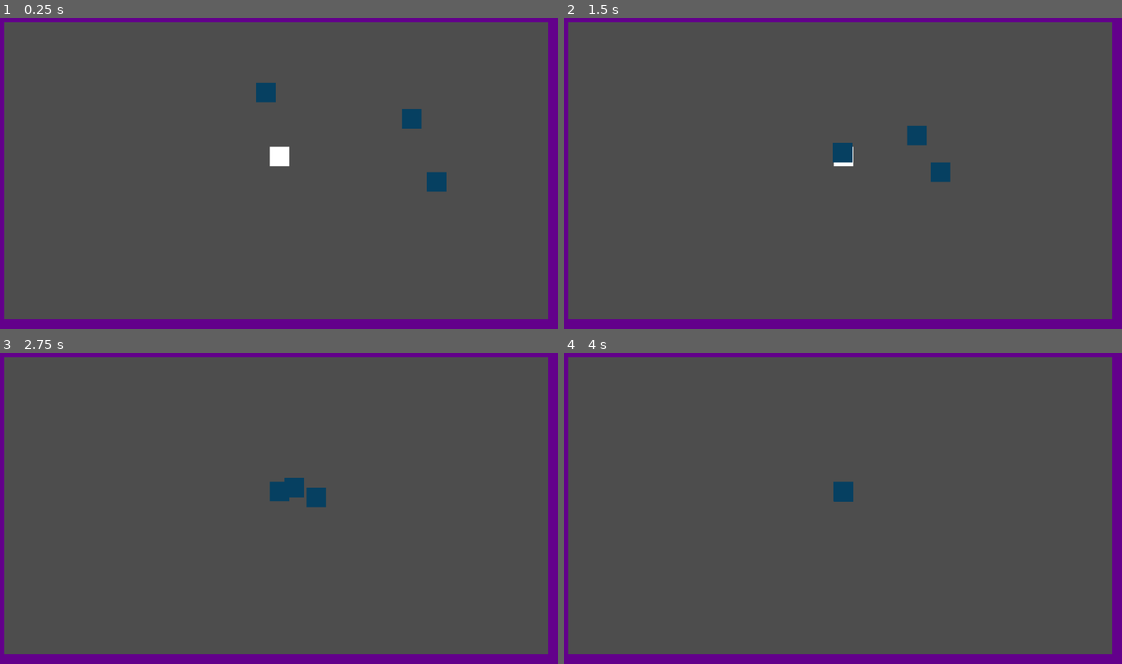
Above: before the commit, frames 1-4 (two rows, left to right).
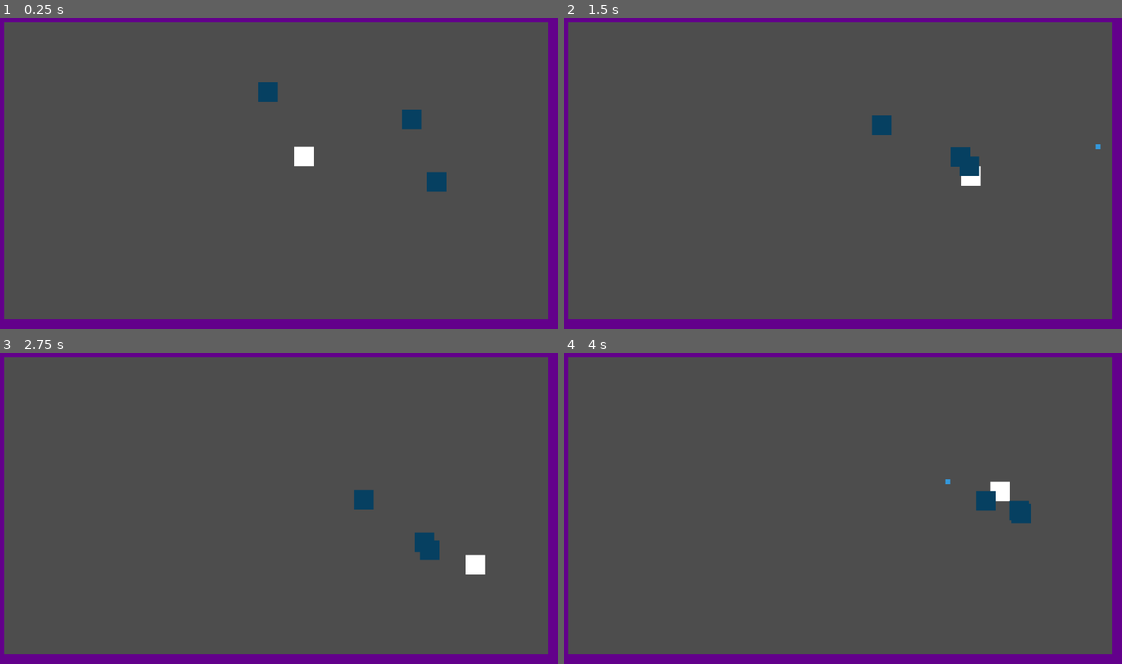
Above: after the commit, the same moments.

Repository: JuanpaBP/nuevo-proyecto-de-juego
Game: Godot game, scene res://Scenes/Game.tscn
The game is run twice, just before and just after one commit, with the same random seed, the same clock (stepped at 60 frames per second) and the same inputs.
Inputs:
- Up to frame 1 (0.25 s): no input
- Up to frame 2 (1.5 s): tap Enter (ui_accept) at 0.5, 0.77 s; hold Right (ui_right) 0.53-1.28 s; hold Down (ui_down) from 1.28 s (still down)
- Up to frame 3 (2.75 s): tap Enter (ui_accept) at 1.52 s; release Down (ui_down) at 2.03 s; hold Right (ui_right) from 2.03 s (still down)
- Up to frame 4 (4 s): release Right (ui_right) at 2.78 s; hold Up (ui_up) 2.78-3.53 s; tap Enter (ui_accept) at 3.02, 3.77 s; hold Left (ui_left) from 3.53 s (still down)

The runs differ from the first frame. In frame 1, 0.5% of the frame differs, in the area x 45-76%, y 20-48%; in frame 2, 1.5%, in the area x 48-97%, y 31-54%; in frame 3, 1.4%; in frame 4, 1.0%.
Error before the commit: Parse Error: Preload file "res://Projectile.tscn" does not exist. (res://Scripts/player.gd:7)

Commit message:
Fixing Projectile Scene reference

Diff:
--- a/Scenes/Player.tscn
+++ b/Scenes/Player.tscn
@@ -24,3 +24,6 @@
 [node name="CollisionShape2D" type="CollisionShape2D" parent="Hitbox"]
 position = Vector2(20, 20)
 shape = SubResource("RectangleShape2D_4flbx")
+
+[connection signal="area_entered" from="Hitbox" to="." method="_on_hitbox_area_entered"]
+[connection signal="area_exited" from="Hitbox" to="." method="_on_hitbox_area_exited"]
--- a/Scripts/player.gd
+++ b/Scripts/player.gd
@@ -4,7 +4,7 @@
 var current_direction = Vector2(1, 0) # Initial direction: Vector2(x, y) (1,0) means right
 
 #Projectile variables
-var ProjectileScene = preload("res://Projectile.tscn")
+var ProjectileScene = preload("res://Scenes/Projectile.tscn")
 var can_shoot = true # A flag to control if the player can shoot right now
 var shoot_cooldown_time = 0.3 # Time (in seconds) between shots
 var shoot_timer = 0.0 # Internal timer to track cooldown progress
@@ -26,13 +26,6 @@
 	if current_direction == Vector2.ZERO:
 		current_direction = Vector2(1, 0) # Default to shooting right if player isn't moving
 
-	# --- Adding the reference and connect signals from the Hitbox node
-	hitbox = get_node("Hitbox")
-	if hitbox != null:
-		hitbox.area_entered.connect(_on_hitbox_area_entered)
-		hitbox.area_exited.connect(_on_hitbox_area_exited)
-	else:
-		print("ERROR: Hitbox node 'Hitbox not found!")
 
 func _physics_process(delta):
 	_movement()
@@ -106,6 +99,9 @@
 		# For now, let's just remove the player from the scene
 		queue_free()
 
+
+#These 2 functions should be "connected" to the signal that the area emits
+#And this can be done in the ready function, but it can also be done visually using Godot nodes and signals.
 func _on_hitbox_area_entered(area: Area2D):
 	if area.name.begins_with("Enemy"):
 		overlapping_enemies += 1
